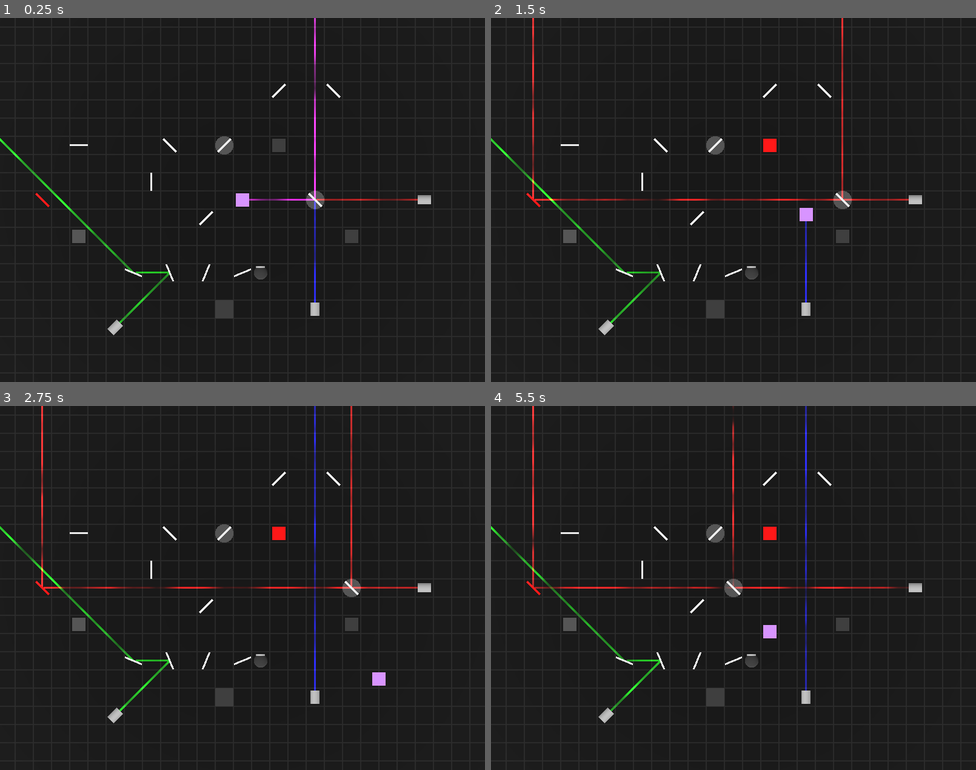
Above: before the commit, frames 1-4 (two rows, left to right).
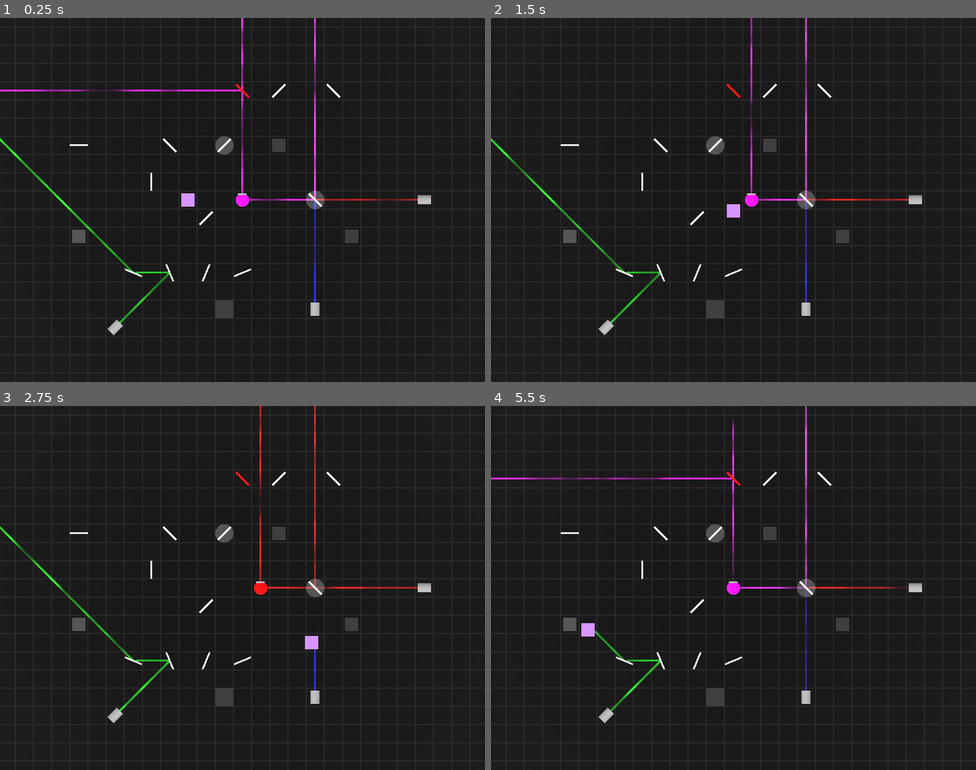
Above: after the commit, the same moments.

Repository: RiverApril/EnergyJam
Game: Godot game, scene res://levels/playground.tscn
Two runs of this game, one before a commit and one after it. Both use one fixed random seed, a clock stepped at 60 frames per second and the inputs below.
Inputs (mouse positions are in pixels of both pictures, inside the frame that each line leads up to):
- Up to frame 1 (0.25 s): no input
- Up to frame 2 (1.5 s): tap Enter at 0.5 s; move the mouse to (840, 181) at 0.52 s; hold D (Right) 0.53-1.28 s; tap Z (Undo, bound only after the commit) at 0.6, 1.35 s; move the mouse to (636, 218) at 1.27 s; hold S (Down) from 1.28 s (still down)
- Up to frame 3 (2.75 s): move the mouse to (291, 507) at 2.02 s; release S (Down) at 2.03 s; hold D (Right) from 2.03 s (still down); tap Z (Undo, bound only after the commit) at 2.1 s
- Up to frame 4 (5.5 s): move the mouse to (709, 660) at 2.77 s; release D (Right) at 2.78 s; hold W (Up) 2.78-3.53 s; tap Z (Undo, bound only after the commit) every 0.75 s from 2.85 to 5.1 s; move the mouse to (879, 642) at 3.52 s; hold A (Left) 3.53-5.03 s; tap R (Reset, bound only after the commit) at 4.15 s; move the mouse to (588, 533) at 4.27 s; move the mouse to (757, 588) at 5.02 s; hold S (Down) from 5.03 s (still down)

The runs differ from the first frame. In frame 1, 0.8% of the frame differs, in the area x 0-56%, y 0-72%; in frame 2, 1.8%; in frame 3, 1.8%; in frame 4, 1.9%, in the area x 0-67%, y 0-72%.

Commit message:
add undo

Diff:
--- a/levels/playground.tscn
+++ b/levels/playground.tscn
@@ -17,6 +17,7 @@
 [node name="World" parent="." instance=ExtResource("1_mlhc4")]
 
 [node name="Player" parent="." instance=ExtResource("2_xd8m3")]
+transform = Transform3D(1, 0, 0, 0, 1, 0, 0, 0, 1, -3, 0, 0)
 
 [node name="Emitter" parent="." instance=ExtResource("4_ffx2f")]
 transform = Transform3D(1, 0, 0, 0, 1, 0, 0, 0, 1, 4, 0, 6)
@@ -77,11 +78,10 @@
 transform = Transform3D(1, 0, 0, 0, 1, 0, 0, 0, 1, 2, 0, -3)
 
 [node name="Combiner" parent="." instance=ExtResource("10_wea26")]
-transform = Transform3D(1, 0, 0, 0, 1, 0, 0, 0, 1, 1, 0, 4)
 metadata/test = Color(0.803287, 0.340827, 1, 1)
 
 [node name="Splitter2" parent="." instance=ExtResource("6_bq0w0")]
 transform = Transform3D(0.707107, 0, -0.707107, 0, 1, 0, 0.707107, 0, 0.707107, -1, 0, -3)
 
 [node name="Filter" parent="." instance=ExtResource("11_io5ok")]
-transform = Transform3D(0.707107, 0, 0.707107, 0, 1, 0, -0.707107, 0, 0.707107, -11, 0, 0)
+transform = Transform3D(0.707107, 0, 0.707107, 0, 1, 0, -0.707107, 0, 0.707107, 0, 0, -6)
--- a/project.godot
+++ b/project.godot
@@ -19,6 +19,7 @@
 
 EventBus="*res://scripts/event_bus.gd"
 Globals="*res://scripts/globals.gd"
+HistoryBuffer="*res://scripts/history_buffer.gd"
 
 [display]
 
@@ -47,6 +48,16 @@
 "events": [Object(InputEventKey,"resource_local_to_scene":false,"resource_name":"","device":-1,"window_id":0,"alt_press …(192 unchanged characters)…
 ]
 }
+Undo={
+"deadzone": 0.5,
+"events": [Object(InputEventKey,"resource_local_to_scene":false,"resource_name":"","device":-1,"window_id":0,"alt_pressed":false,"shift_pressed":false,"ctrl_pressed":false,"meta_pressed":false,"pressed":false,"keycode":0,"physical_keycode":90,"key_label":0,"unicode":122,"location":0,"echo":false,"script":null)
+]
+}
+Reset={
+"deadzone": 0.5,
+"events": [Object(InputEventKey,"resource_local_to_scene":false,"resource_name":"","device":-1,"window_id":0,"alt_pressed":false,"shift_pressed":false,"ctrl_pressed":false,"meta_pressed":false,"pressed":false,"keycode":0,"physical_keycode":82,"key_label":0,"unicode":114,"location":0,"echo":false,"script":null)
+]
+}
 
 [rendering]
 
--- a/scripts/glow.gd
+++ b/scripts/glow.gd
@@ -47,6 +47,6 @@
 
 func update_emitter_child():
 	if emitter_child != null:
-		print(current_RGB)
+		# print(current_RGB)
 		emitter_child.beam_rgb = current_RGB
 		emitter_child.needs_update = true
--- /dev/null
+++ b/scripts/history_buffer.gd
@@ -0,0 +1,44 @@
+extends Node
+
+signal update_state_signal();
+signal new_state_signal();
+
+var current_state_index: int = 0
+
+
+# Called when the node enters the scene tree for the first time.
+func _ready() -> void:
+	pass
+
+
+# Called every frame. 'delta' is the elapsed time since the previous frame.
+func _process(_delta: float) -> void:
+
+	if Input.is_action_just_pressed("Undo"):
+		undo()
+
+	if Input.is_action_just_pressed("Reset"):
+		reset()
+
+
+
+func start_new_state():
+	current_state_index += 1
+	print("start new state ", current_state_index)
+	new_state_signal.emit()
+
+func get_current_state_index() -> int:
+	return current_state_index
+
+func undo():
+	if current_state_index > 0:
+		current_state_index -= 1
+		update_state_signal.emit()
+	print("undo ", current_state_index)
+
+func reset():
+	current_state_index = 0
+	update_state_signal.emit()
+	current_state_index = -1
+	start_new_state()
+	print("reset ", current_state_index)
--- a/scripts/movable.gd
+++ b/scripts/movable.gd
@@ -10,9 +10,41 @@
 var target_position: Vector3
 var previous_position: Vector3
 
+var state_history: Dictionary
+
 func _ready() -> void:
 	previous_position = position
 	target_position = position
+	HistoryBuffer.update_state_signal.connect(on_update_state_signal)
+	HistoryBuffer.new_state_signal.connect(on_new_state_signal)
+
+	save_state(HistoryBuffer.get_current_state_index())
+
+func on_update_state_signal() -> void:
+	var new_state_index = HistoryBuffer.get_current_state_index()
+	load_state(new_state_index)
+
+func on_new_state_signal() -> void:
+	if !state_history.has(0):
+		save_state(0)
+	save_state(HistoryBuffer.get_current_state_index())
+
+func load_state(index: int):
+	if !state_history.has(index):
+		return
+	var new_state = state_history[index];
+	position = new_state["position"]
+	target_position = position
+	previous_position = position
+
+	EventBus.something_moved_signal.emit()
+
+func save_state(index: int):
+	state_history[index] = {
+		"position": position
+	}
+	# print("saved: ", index)
+
 
 func push(direction: Vector3) -> bool:
 	if !is_moving and !direction.is_zero_approx():
@@ -39,3 +71,4 @@
 		position = target_position
 		is_moving = false
 		EventBus.something_moved_signal.emit()
+		save_state(HistoryBuffer.get_current_state_index())
--- a/scripts/player.gd
+++ b/scripts/player.gd
@@ -4,6 +4,8 @@
 
 func _ready() -> void:
 	movable.ran_into_something_signal.connect(on_ran_into_something_signal)
+
+	HistoryBuffer.reset()
 
 func on_ran_into_something_signal(collision: KinematicCollision3D, direction: Vector3) -> void:
 	var other = collision.get_collider()
@@ -12,5 +14,8 @@
 
 
 func _physics_process(_delta: float) -> void:
+
 	var input_direction = Input.get_vector("Left", "Right", "Up", "Down")
-	movable.push(Vector3(input_direction.x, 0, input_direction.y))
+
+	if movable.push(Vector3(input_direction.x, 0, input_direction.y)):
+		HistoryBuffer.start_new_state()
